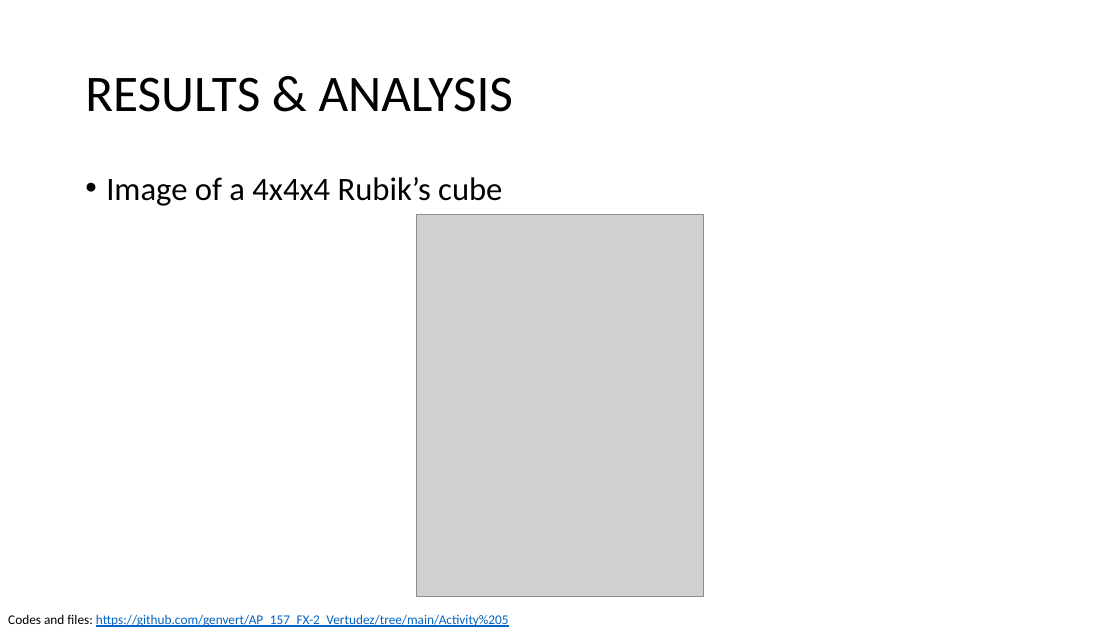
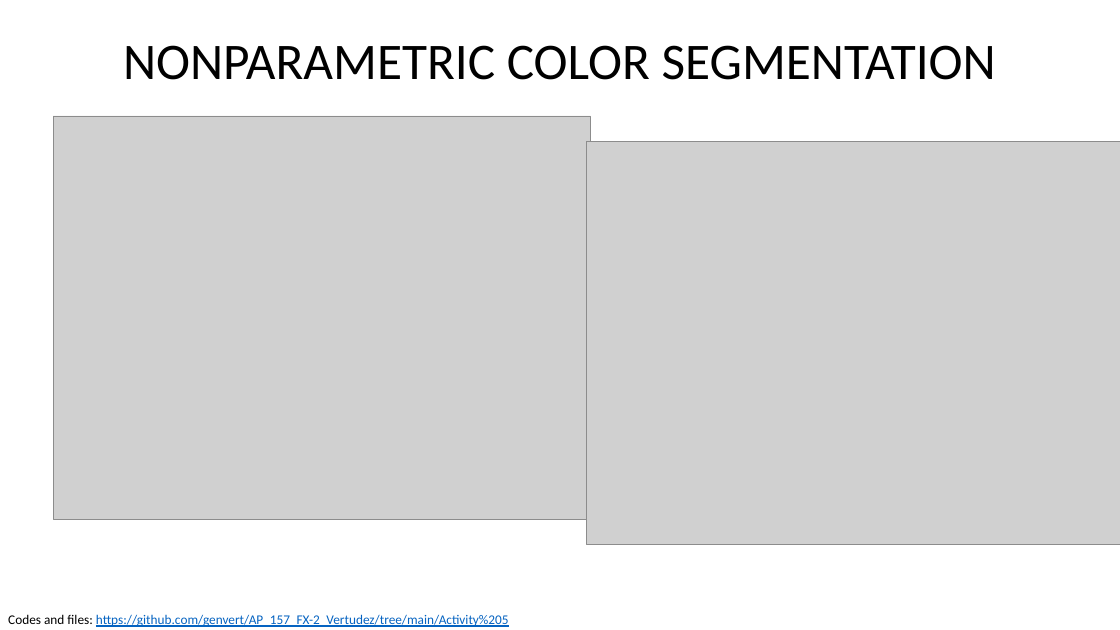
Before and after one commit to genvert/AP_157_FX-2_Vertudez, a slide deck: slide 7 of Activity 5/Vertudez_Activity_5_Report.pptx (slide 8 before the commit). Drawn at 1120x630 pixels with LibreOffice and Linux fonts; fonts in the diff are those of the drawing; grey boxes stand for pictures. Boxes give left, top, right and bottom in pixels: in the first picture for what was removed or moved away, otherwise in the second. Text is boxed around its words. In the diff, an @@ line names an element or a change of style, - is before the commit and + after.

```diff
--- a/Activity 5/Vertudez_Activity_5_Report.pptx
+++ b/Activity 5/Vertudez_Activity_5_Report.pptx
@@ title at [123, 45, 996, 80]: text changed @@
-RESULTS & ANALYSIS
+NONPARAMETRIC COLOR SEGMENTATION
@@ picture added at [53, 116, 591, 519] @@
@@ picture added at [586, 141, 1120, 544] @@
@@ text removed at [106, 177, 502, 206] @@
-• Image of a 4x4x4 Rubik’s cube
@@ picture removed at [417, 214, 703, 597] @@
```
Also in this commit, not shown: 8 other slides changed, 5 slides removed, 1 other file.
